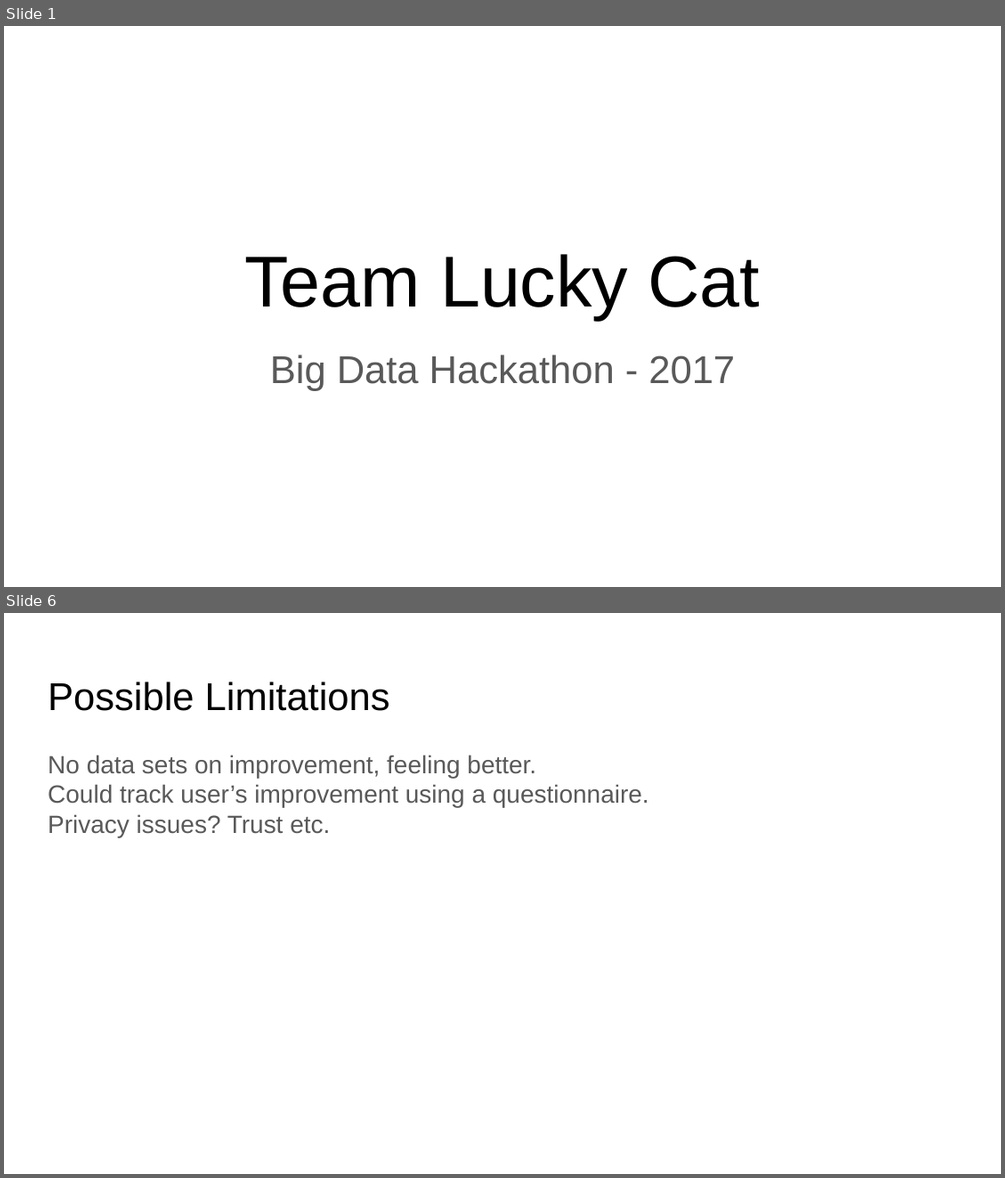
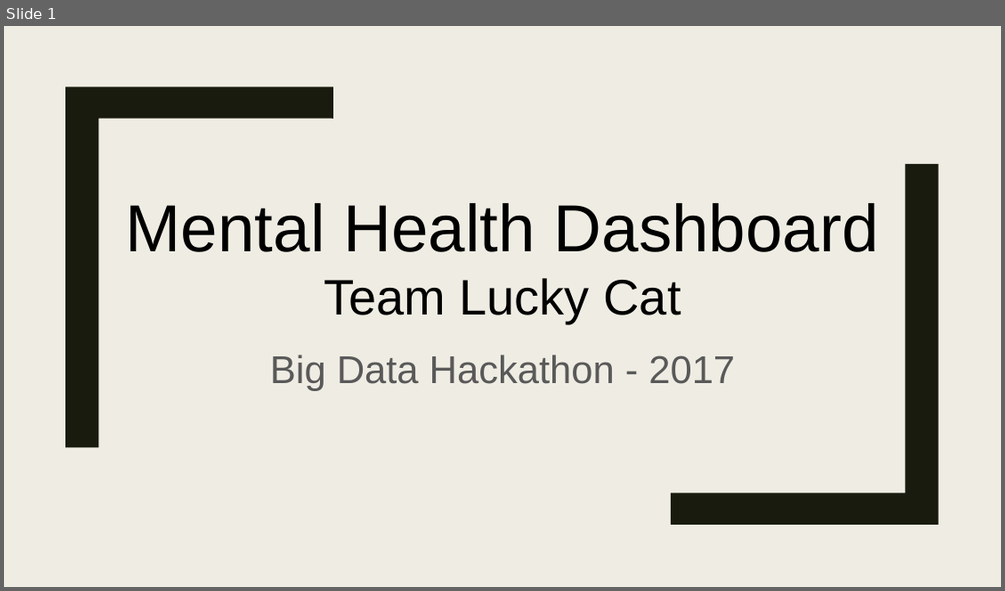
Before and after one commit to kristy0414/big-data-hackathon-in-San-Diego, a slide deck: Team Lucky Cat Project Proposal.pptx. Shown one above the other, each under a label of ours: slides 1 and 6 before the commit, slide 1 after it; the slides between them are not shown. The pictures are 1005x1178 and 1005x591 pixels, drawn with LibreOffice and Linux fonts; fonts in the diff are those of the drawing. Boxes give left, top, right and bottom in pixels: in the first picture for what was removed or moved away, otherwise in the second. Text is boxed around its words. In the diff, an @@ line names an element or a change of style, - is before the commit and + after.

Commit message:
Team Proposal
Proposal for Hackathon Day 1

```diff
--- a/Team Lucky Cat Project Proposal.pptx
+++ b/Team Lucky Cat Project Proposal.pptx
@@ slide 6 removed at box(4, 613, 1001, 1174), background #FFFFFF @@
@@ text removed at box(48, 682, 390, 711) @@
-Possible Limitations
@@ text removed at box(48, 755, 649, 837) @@
-No data sets on improvement, feeling better.
-Could track user’s improvement using a questionnaire.
-Privacy issues? Trust etc.
@@ slide 1 changed as well @@
@@ background #FFFFFF to #EFEDE3 @@
@@ freeform shape added at box(65, 87, 334, 448), fill #191B0E @@
@@ freeform shape added at box(671, 164, 939, 524), fill #191B0E @@
@@ text at box(126, 203, 879, 252): paragraph added @@
+Mental Health Dashboard
@@ text at box(324, 278, 680, 323): size 52 to 36 pt in "Team Lucky Cat" @@
```
Also in this commit, not shown: 2 other slides changed, 2 slides added, 2 other slides removed.
